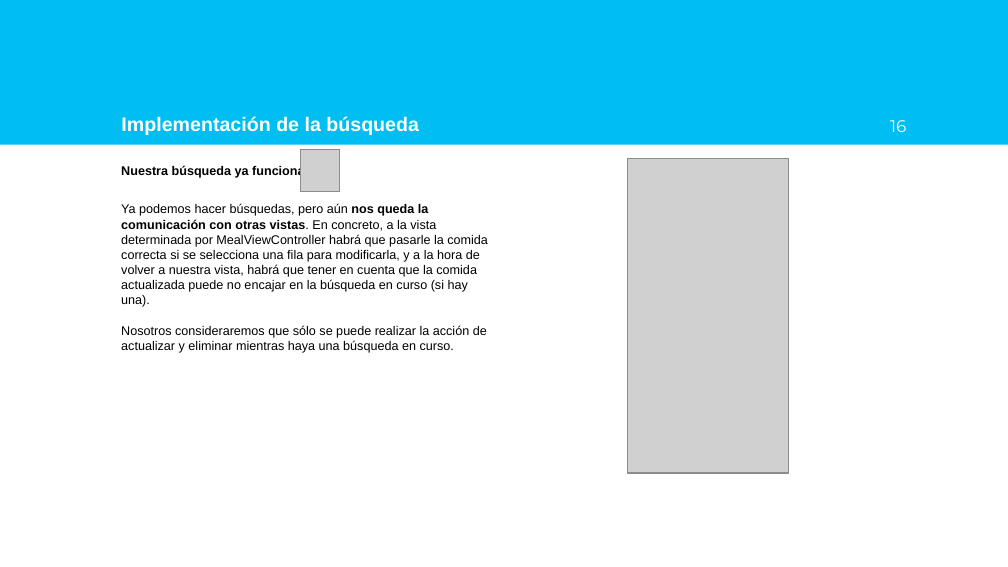
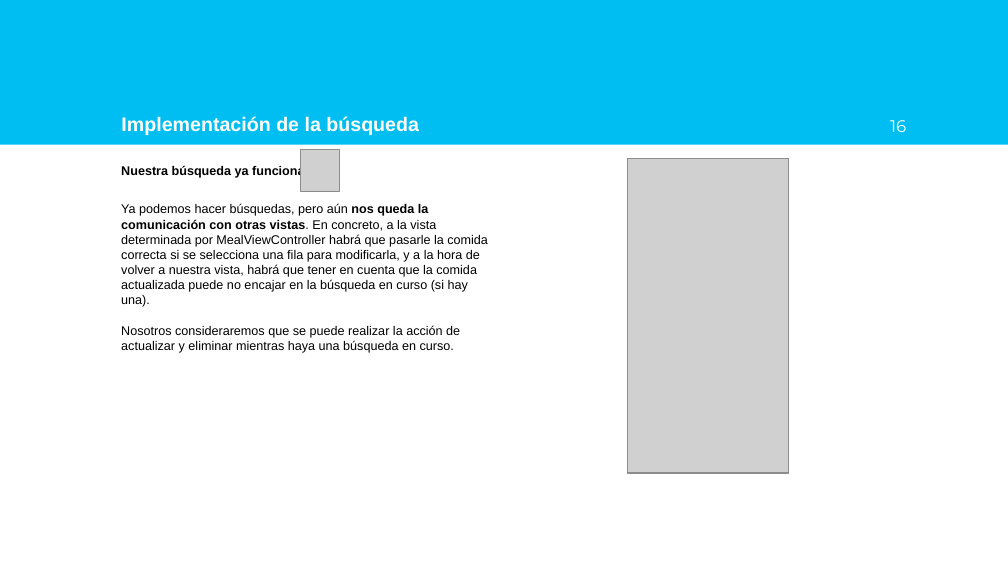
Before and after one commit to AlfonsoLRz/iOS_SearchBar, a slide deck: slide 16 of doc/Presentación.pptx. Drawn at 1008x567 pixels with LibreOffice and Linux fonts; fonts in the diff are those of the drawing; grey boxes stand for pictures; background and template pictures are left out. Boxes give left, top, right and bottom in pixels: in the first picture for what was removed or moved away, otherwise in the second. Text is boxed around its words. In the diff, an @@ line names an element or a change of style, - is before the commit and + after.

```diff
--- a/doc/Presentación.pptx
+++ b/doc/Presentación.pptx
@@ text at [121, 325, 460, 353]: text changed @@
-Nosotros consideraremos que sólo se puede realizar la acción de actualizar y eliminar mientras haya una búsqueda en curso.
+Nosotros consideraremos que se puede realizar la acción de actualizar y eliminar mientras haya una búsqueda en curso.
```
Also in this commit, not shown: 4 other slides changed, 3 other files.
